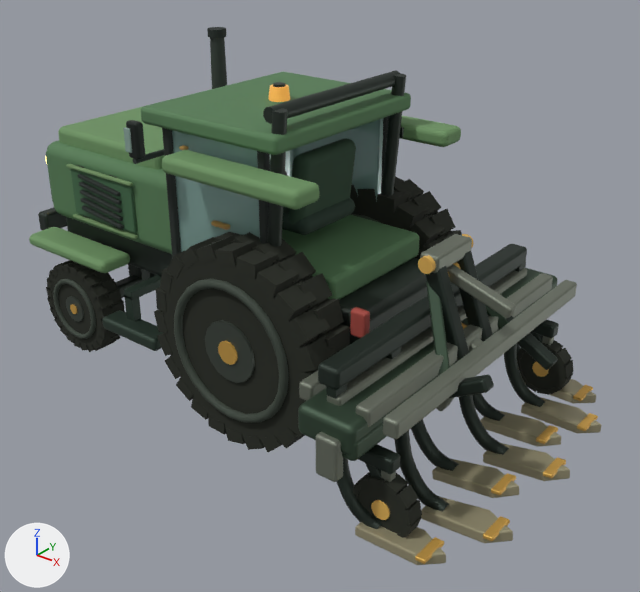
A saved change to the glTF model public/landing/tractor.compact.m1.glb.
Rendered twice from a camera (50 mm lens) standing at (5.17, -5.34, 4.24) and looking at (0.93, -0.04, 0.95). Lighting does not change. The marker at lower left points along +X, +Y and +Z. The first picture is the older version. Both versions are drawn at frame 34 of the action 'drive'; the numbers are the values there.

Names of what the first picture shows: 'body_glass-0-760-0-120', 'body_matte', 'body_metal', 'body_rubber', 'gaugeWheelRight_rubber', 'sweep6', 'treadLugs_1', 'treadLugs_2', 'treadLugs_3', 'tread_3', 'wheelRearRight_matte', 'wheelRearRight_metal' and 23 more.
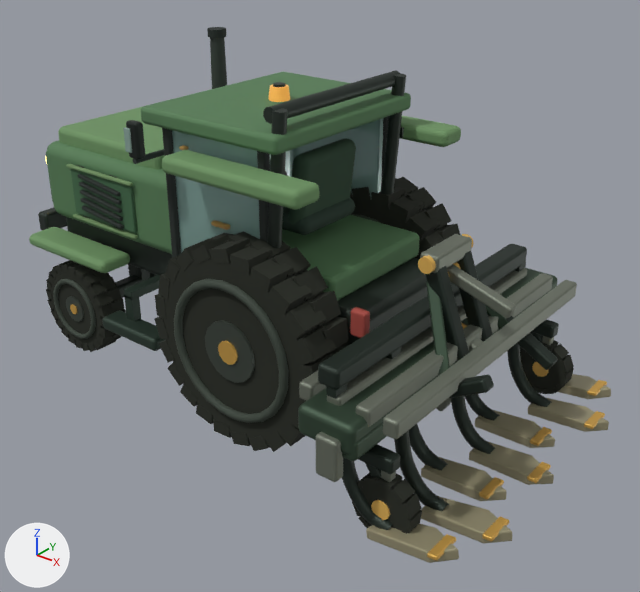
Not drawn themselves, but carrying or shaping drawn objects: ob_wheelrearleft, ob_wheelrearright, ob_pivottine01, ob_pivottine02, ob_pivottine03, ob_pivottine04, ob_pivottine05, ob_pivottine07.

Edits to the scene script, one JSON object a line:
```json
{"op": "set", "path": "ob_wheelrearleft.rotation_euler", "old": "(0.0, -0.264, 0.0)", "new": "(0.0, -2.173, 0.0)", "note": "degrees (0, -15, 0) -> degrees (0, -125, 0)"}
{"op": "set", "path": "ob_wheelrearright.rotation_euler", "old": "(0.0, -0.264, 0.0)", "new": "(0.0, -2.173, 0.0)", "note": "degrees (0, -15, 0) -> degrees (0, -125, 0)"}
{"op": "set", "path": "ob_pivottine01.rotation_euler", "old": "(0.0, -0.00287, 0.0)", "new": "(0.0, -0.125, 0.0)", "note": "degrees (0, -0.2, 0) -> degrees (0, -7.2, 0)"}
{"op": "set", "path": "ob_pivottine02.rotation_euler", "old": "(0.0, -0.014, 0.0)", "new": "(0.0, -0.0713, 0.0)", "note": "degrees (0, -0.8, 0) -> degrees (0, -4.1, 0)"}
{"op": "set", "path": "ob_pivottine03.rotation_euler", "old": "(0.0, -0.0671, 0.0)", "new": "(0.0, -0.0162, 0.0)", "note": "degrees (0, -3.8, 0) -> degrees (0, -0.9, 0)"}
{"op": "set", "path": "ob_pivottine04.rotation_euler", "old": "(0.0, -0.122, 0.0)", "new": "(0.0, -0.00149, 0.0)", "note": "degrees (0, -7, 0) -> degrees (0, -0.1, 0)"}
{"op": "set", "path": "ob_pivottine05.rotation_euler", "old": "(0.0, -0.138, 0.0)", "new": "(0.0, -0.0383, 0.0)", "note": "degrees (0, -7.9, 0) -> degrees (0, -2.2, 0)"}
{"op": "set", "path": "ob_pivottine07.rotation_euler", "old": "(0.0, -0.0422, 0.0)", "new": "(0.0, -0.137, 0.0)", "note": "degrees (0, -2.4, 0) -> degrees (0, -7.8, 0)"}
```

Location of each change, [x1, y1, x2, y2] in pixels of the pictures (640 x 592 px):
```json
{"object": "tread_3", "change": "turned", "before": [163, 258, 328, 440], "after": [163, 258, 324, 440]}
{"object": "treadLugs_3", "change": "turned", "before": [154, 232, 350, 452], "after": [154, 231, 349, 452]}
{"object": "wheelRearRight_matte", "change": "turned", "before": [174, 278, 289, 423], "after": [174, 279, 289, 423]}
{"object": "treadLugs_2", "change": "turned", "before": [350, 176, 462, 252], "after": [350, 177, 460, 252]}
{"object": "sweep7", "change": "turned", "before": [355, 522, 446, 565], "after": [366, 523, 459, 563]}
{"object": "sweep5", "change": "turned", "before": [432, 458, 519, 498], "after": [421, 457, 506, 501]}
{"object": "sweep4", "change": "turned", "before": [483, 443, 570, 481], "after": [469, 441, 554, 485]}
{"object": "wheelRearRight_metal", "change": "turned", "before": [205, 320, 255, 383], "after": [205, 320, 255, 383]}
{"object": "pivottine07_metal", "change": "turned", "before": [337, 457, 444, 564], "after": [342, 457, 456, 561]}
{"object": "pivottine04_metal", "change": "turned", "before": [459, 395, 566, 478], "after": [451, 396, 551, 483]}
{"object": "sweep3", "change": "turned", "before": [481, 410, 561, 447], "after": [475, 410, 555, 448]}
{"object": "sweep2", "change": "turned", "before": [521, 397, 601, 433], "after": [528, 398, 609, 432]}
{"object": "pivottine05_metal", "change": "turned", "before": [411, 419, 516, 495], "after": [409, 424, 504, 500]}
{"object": "pivottine02_metal", "change": "turned", "before": [504, 343, 598, 431], "after": [507, 343, 605, 429]}
{"object": "sweep1", "change": "turned", "before": [525, 379, 596, 404], "after": [558, 374, 611, 399]}
{"object": "tread_2", "change": "turned", "before": [352, 197, 451, 259], "after": [350, 196, 447, 259]}
{"object": "pivottine03_metal", "change": "turned", "before": [473, 393, 558, 444], "after": [465, 394, 552, 446]}
{"object": "pivottine01_metal", "change": "turned", "before": [517, 344, 593, 401], "after": [520, 347, 607, 396]}
{"object": "wheelRearLeft_matte", "change": "turned", "before": [351, 214, 381, 223], "after": [351, 214, 381, 223], "on screen": "mostly hidden"}
```
